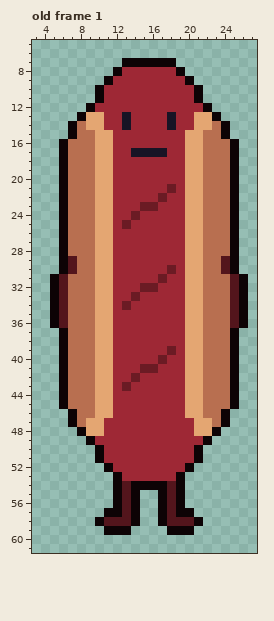
Pixel-art file: assets/characters/Frank.aseprite. Above is the file before it was changed.
32x64 pixels, 1 frame. Shown: old frame 1: x 3..27, y 5..61. The commit also changed other frames, which this record leaves out.
The same view after the edit:
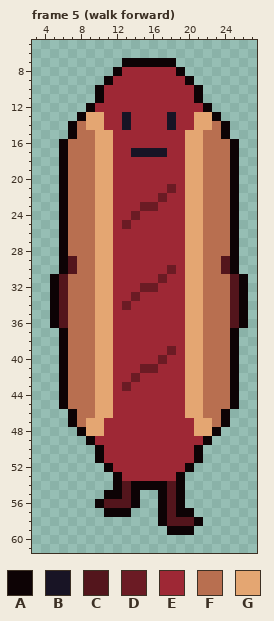
Palette (. is transparent): A #0d0305  B #181425  C #53151c  D #6b1b24  E #9e2835  F #b86f50  G #e4a672
A new or re-ordered frame is compared with the old frame closest to it.
Edits made:
frames 1 -> 20
Frame 5 (walk forward) is new; against old frame 1:
Colour A now appears in row 55 at x 11; in row 56 at x 10.
The author changed colour C to colour A in row 57 at x 13.
Colour C now appears in row 56 at x 11.
The author changed colour A to colour C in row 56 at x 12.
The edit erases colour A in row 57 at x 14; in row 58 at x 10 and 14; in row 59 at x 11 to 13.
The edit erases colour C in row 58 at x 11 to 13.
Where, in picture pixels (left, top, right, bottom), the same in both pictures:
changed: (95, 490, 140, 535)
